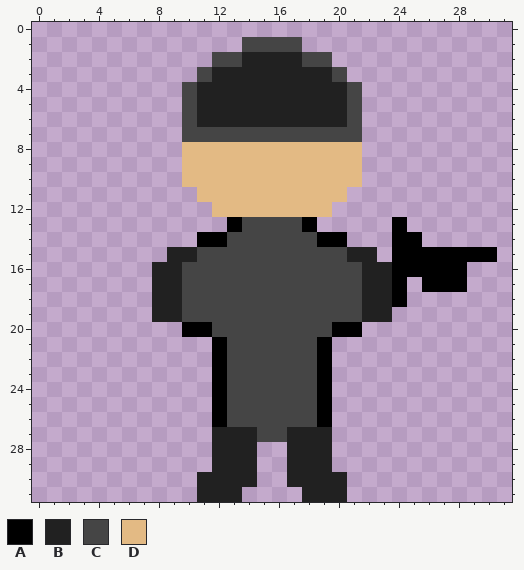
Two versions of one pixel-art sprite, Assets/Sprites/enemy.png. Above, as it was before the edit.
The file is 32x32 pixels.
Palette (. is transparent): A #000000  B #212121  C #454545  D #e3ba84
Pixels before, first column x 8:
 1 ......CCCC.............
 2 ....CCBBBBCC...........
 3 ...CBBBBBBBBC..........
 4 ..CBBBBBBBBBBC.........
 5 ..CBBBBBBBBBBC.........
 6 ..CBBBBBBBBBBC.........
 7 ..CCCCCCCCCCCC.........
 8 ..DDDDDDDDDDDD.........
 9 ..DDDDDDDDDDDD.........
10 ..DDDDDDDDDDDD.........
11 ...DDDDDDDDDD..........
12 ....DDDDDDDD...........
13 .....ACCCCA.....A......
14 ...AACCCCCCAA...AA.....
15 .BBCCCCCCCCCCBB.AAAAAAA
16 BBCCCCCCCCCCCCBBAAAAA..
17 BBCCCCCCCCCCCCBBA.AAA..
18 BBCCCCCCCCCCCCBBA......
19 BBCCCCCCCCCCCCBB.......
20 ..AACCCCCCCCAA.........
21 ....ACCCCCCA...........
22 ....ACCCCCCA...........
23 ....ACCCCCCA...........
24 ....ACCCCCCA...........
25 ....ACCCCCCA...........
26 ....ACCCCCCA...........
27 ....BBBCCBBB...........
28 ....BBB..BBB...........
29 ....BBB..BBB...........
30 ...BBBB..BBBB..........
31 ...BBB....BBB..........
And afterwards:
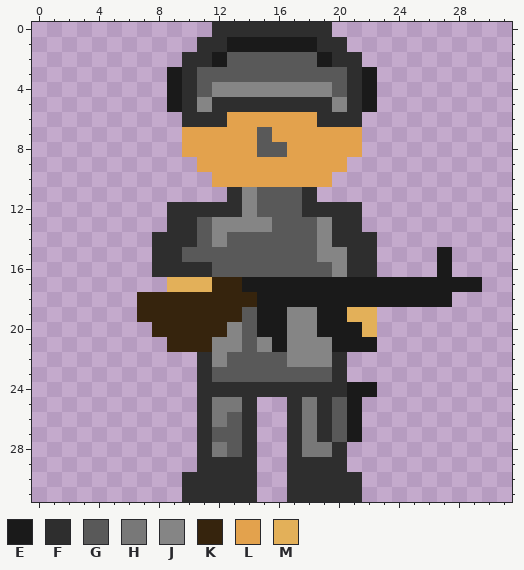
Colours new in this view: E #1a1a1a  F #2e2e2e  G #595959  H #787878  J #858585  K #36240d  L #e3a24d  M #e3b059
From old to new:
Changed rows in their new state; - is an unchanged pixel.
first column x 7:
 0 -----FFFFFFFF-----------
 1 ----FFEEEEEEFF----------
 2 ---FFEGGGGGGEFF---------
 3 --EFGGGGGGGGGGFE--------
 4 --EFGJJJJJJJJGFE--------
 5 --EFJFFFFFFFFJFE--------
 6 ---FFFLLLLLLFFF---------
 7 ---LLLLLGLLLLLL---------
 8 ---LLLLLGGLLLLL---------
 9 ---.LLLLLLLLLL.---------
10 ---..LLLLLLLL..---------
11 ----..FJGGGF..----------
12 --FFFFFJGGGFFFF---------
13 --FFGJJJJGGGJFF--.------
14 -FFFGJGGGGGGJFFF-..-----
15 -FFGGGGGGGGGJJFF-...E...
16 -FFFFGGGGGGGGJFF....E.--
17 -.MMMKKEEEEEEEEEEEEEEEE-
18 KKKKKKKKEEEEEEEEEEEEE---
19 KKKKKKKGEEJJEEMM.-------
20 -KKKKKJGEEJJEEEM--------
21 --KKKJJGJEJJJEEE--------
22 ----FJGGGGJJJF----------
23 ----FGGGGGGGGF----------
24 ----FFFFFFFFFFEE--------
25 ----FHHF..FHFGE---------
26 ----FHGF..FHFGE---------
27 ----FGGF..FHFGE---------
28 ----FHGF--FHHF----------
29 ----FFFF--FFFF----------
30 ---FFFFF--FFFFF---------
31 ---FFFFF--FFFFF---------
Boxes around the changes in both pictures, in picture pixels (x1, y1, x2, y2):
changed: (137, 22, 497, 502)
